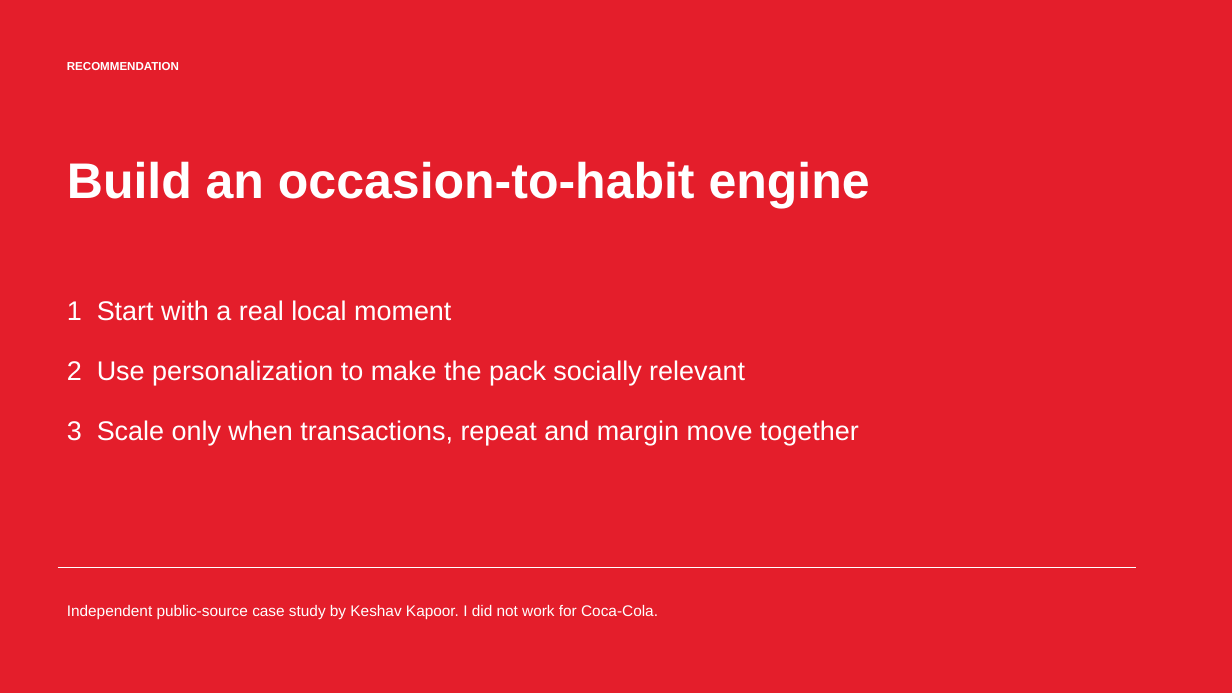
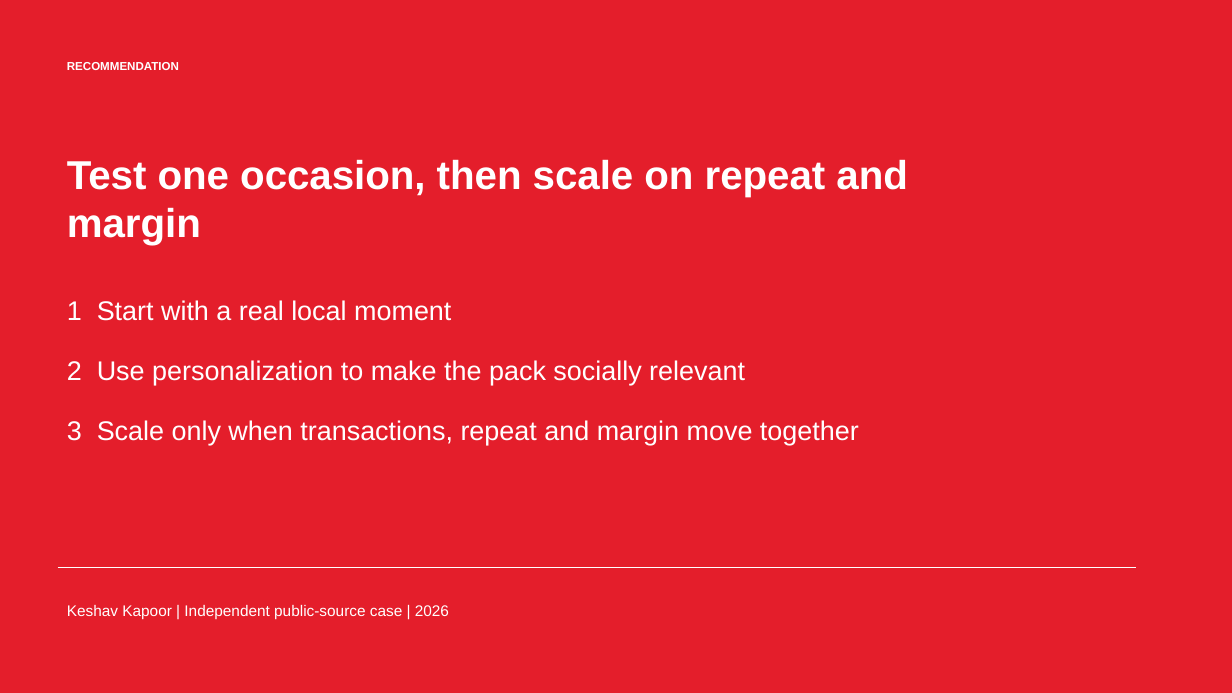
Before and after one commit to Kayofficial101/coca-cola-india-consumer-growth-case, a slide deck: slide 10 of deck/coca-cola-india-occasion-to-habit-case.pptx. Drawn at 1232x693 pixels with LibreOffice and Linux fonts; fonts in the diff are those of the drawing. Boxes give left, top, right and bottom in pixels: in the first picture for what was removed or moved away, otherwise in the second. Text is boxed around its words. In the diff, an @@ line names an element or a change of style, - is before the commit and + after.

```diff
--- a/deck/coca-cola-india-occasion-to-habit-case.pptx
+++ b/deck/coca-cola-india-occasion-to-habit-case.pptx
@@ text at [67, 159, 907, 245]: text changed; size 39 to 31.4 pt @@
-Build an occasion-to-habit engine
+Test one occasion, then scale on repeat and margin
@@ text at [67, 605, 449, 619]: text changed @@
-Independent public-source case study by Keshav Kapoor. I did not work for Coca-Cola.
+Keshav Kapoor | Independent public-source case | 2026
```
Also in this commit, not shown: 9 other slides changed, 4 other files.
